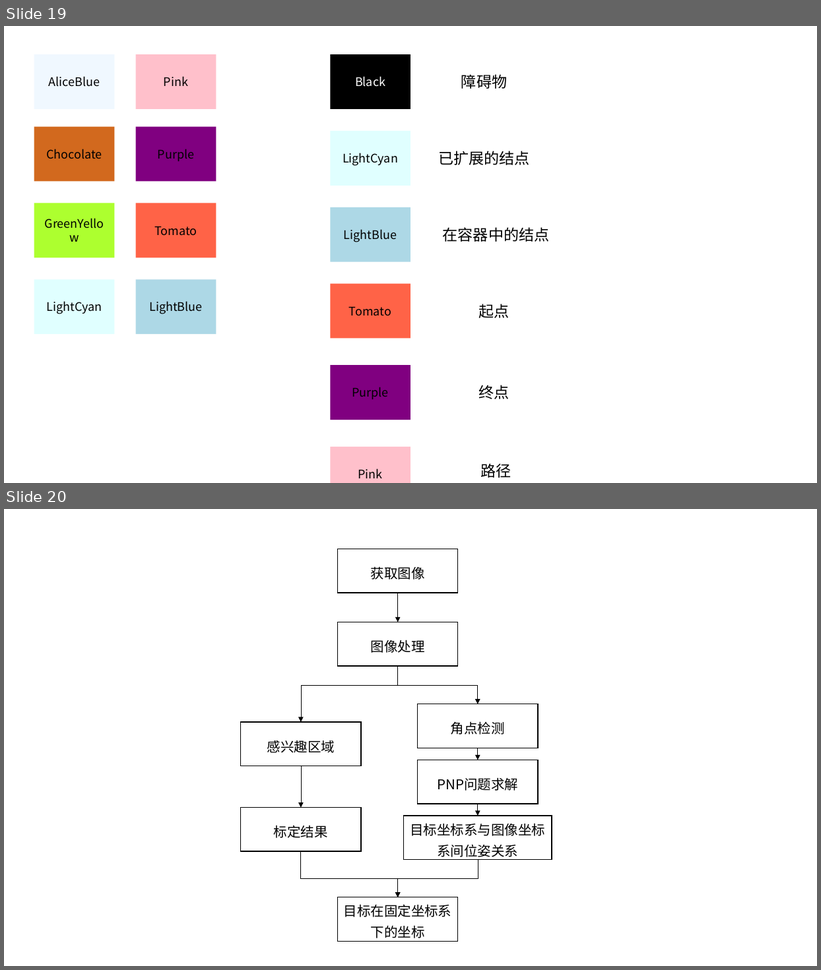
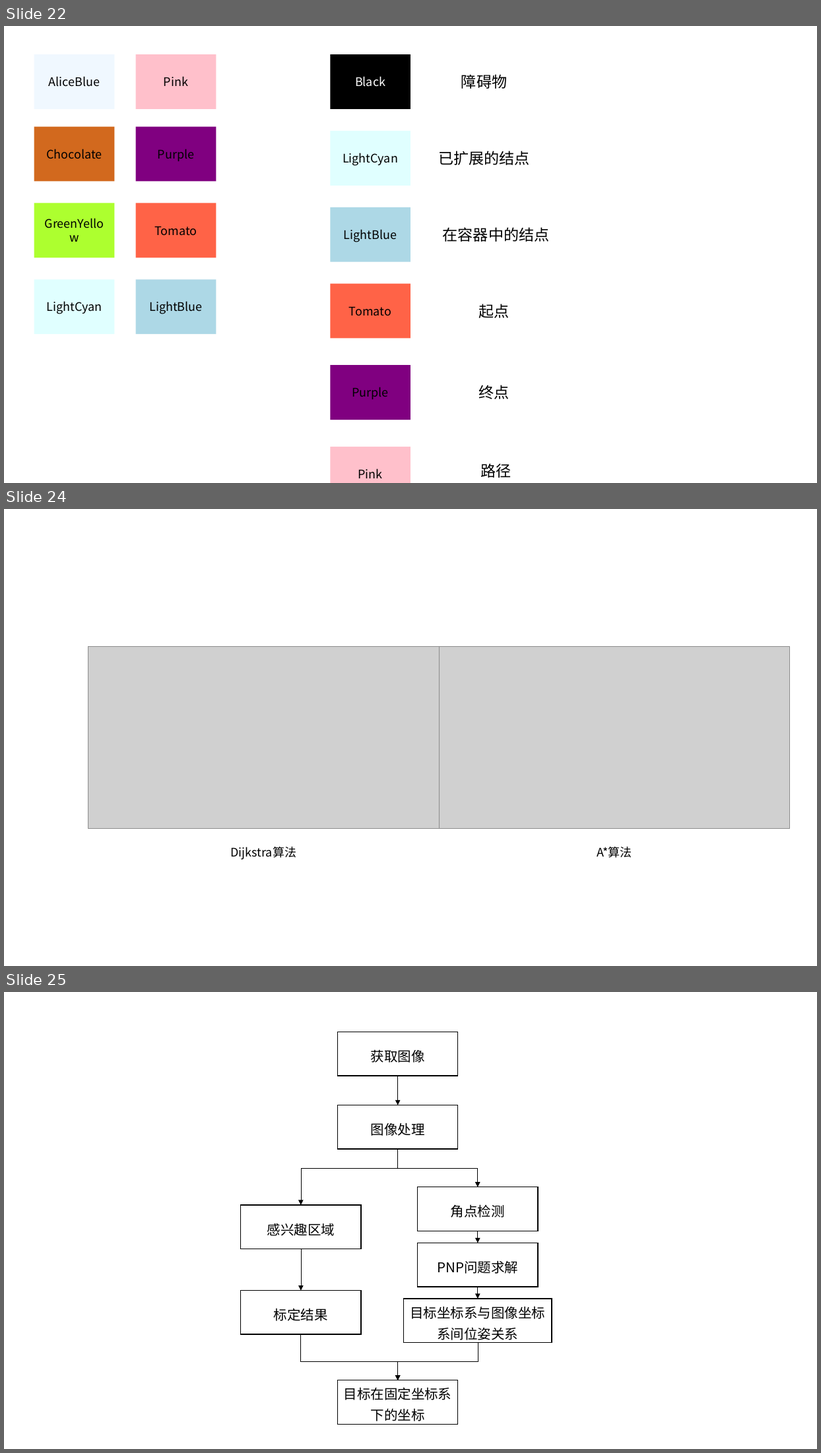
Before and after one commit to ghowoght/motion-planning, a slide deck: img/框图.pptx. Shown one above the other, each under a label of ours: slides 19 and 20 before the commit, slides 22, 24 and 25 after it; the slides between them are not shown. The pictures are 821x970 and 821x1453 pixels, drawn with LibreOffice and Linux fonts; fonts in the diff are those of the drawing; grey boxes stand for pictures. Boxes give left, top, right and bottom in pixels: in the first picture for what was removed or moved away, otherwise in the second. Text is boxed around its words. In the diff, an @@ line names an element or a change of style, - is before the commit and + after.

Commit message:
基本完成图搜索算法

```diff
--- a/img/框图.pptx
+++ b/img/框图.pptx
@@ slide 24 added at <box>4,509,817,966</box>, background #FFFFFF @@
@@ picture added at <box>88,647,439,829</box> @@
@@ picture added at <box>439,647,789,829</box> @@
@@ text added at <box>230,847,296,860</box>, 14 pt, text #000000 @@
+Dijkstra算法
@@ text added at <box>597,847,632,858</box>, 14 pt, text #000000 @@
+A*算法
@@ what was slide 19 is now slide 22 @@
@@ what was slide 20 is now slide 25 @@
```
Also in this commit, not shown: 4 other slides added, 16 other files.
